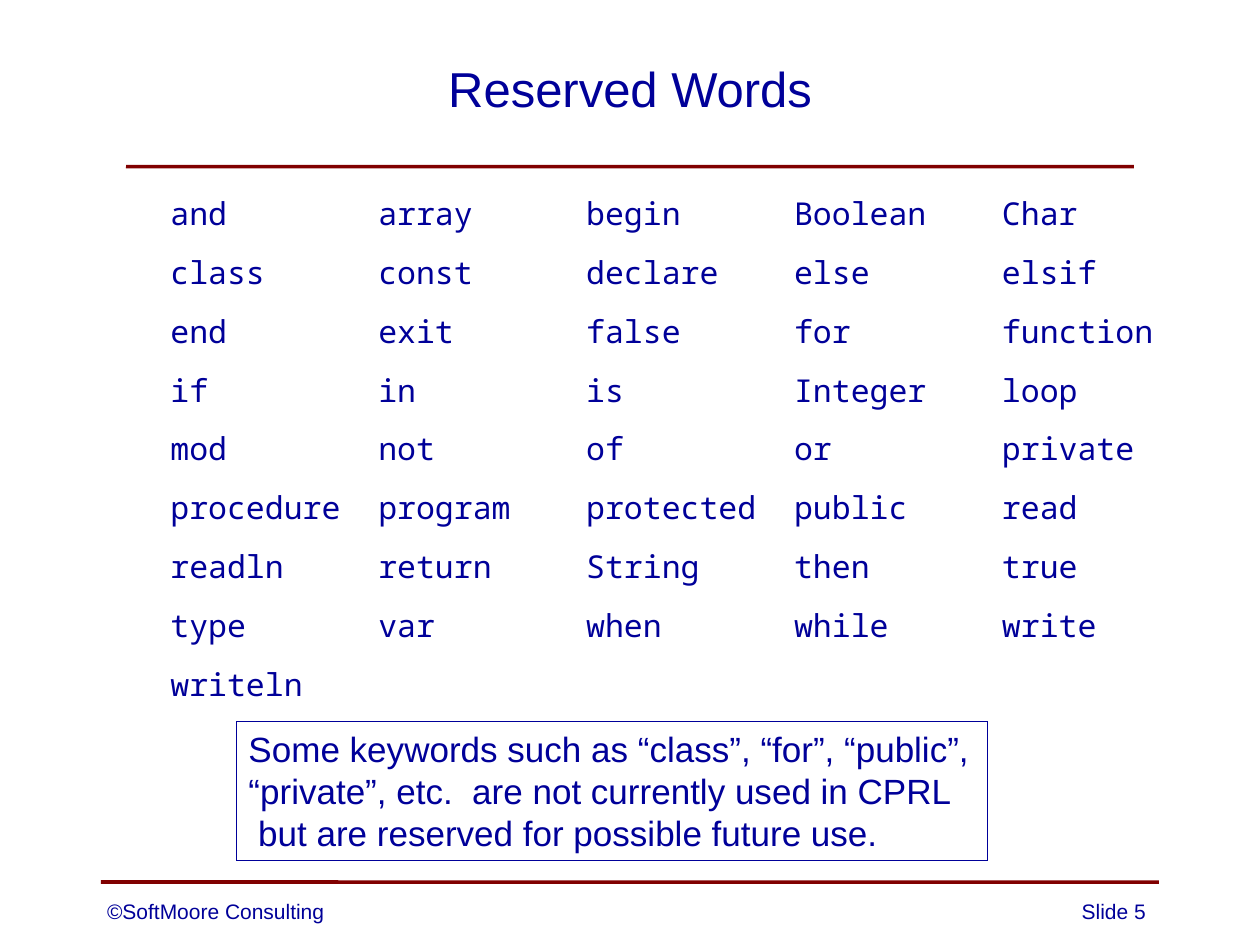
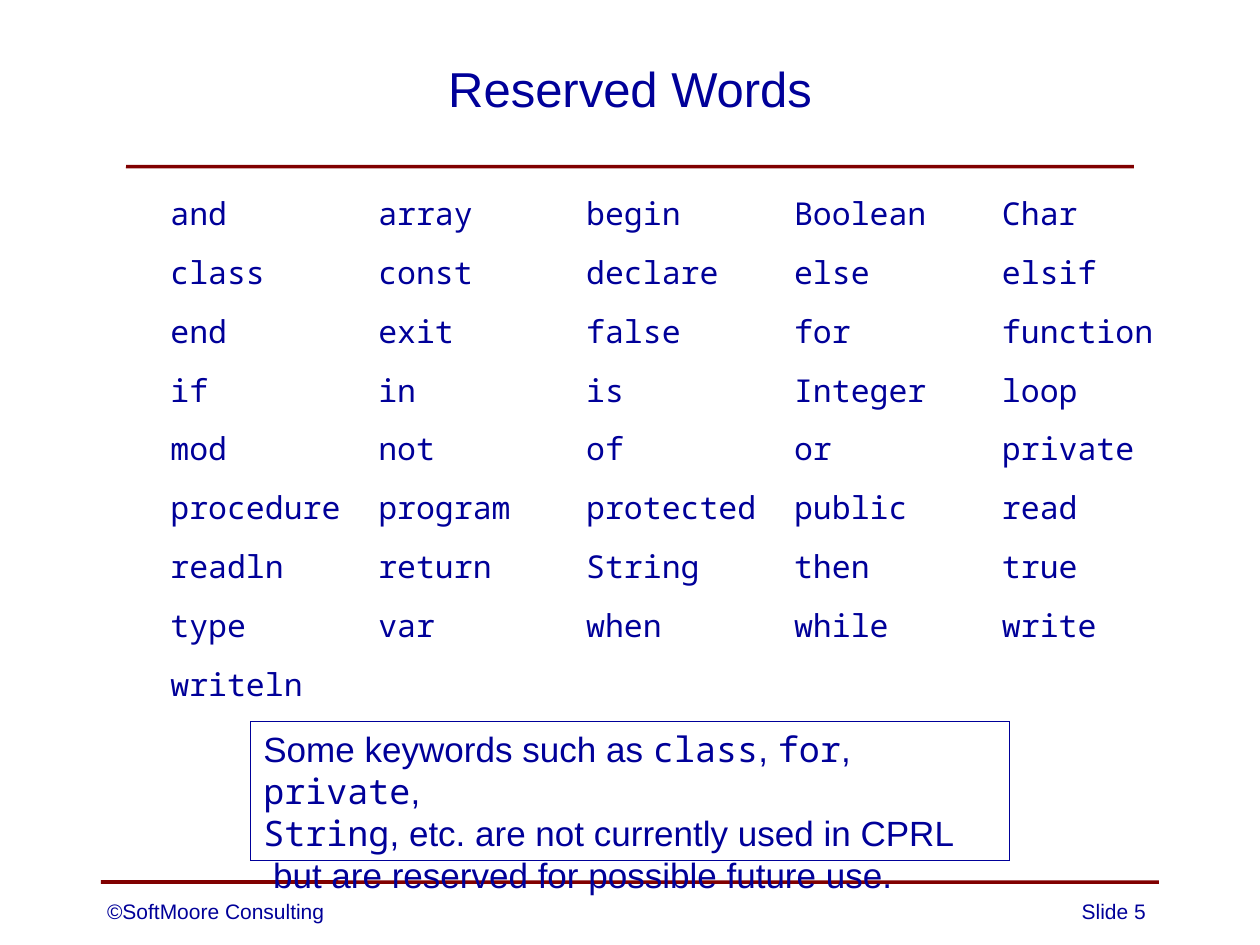
Before and after one commit to SoftMoore/CPRL, a slide deck: slide 5 of PowerPoint Slides/04 - Definition of CPRL.pptx. Drawn at 1260x945 pixels with LibreOffice and Linux fonts; fonts in the diff are those of the drawing. Boxes give left, top, right and bottom in pixels: in the first picture for what was removed or moved away, otherwise in the second. Text is boxed around its words. In the diff, an @@ line names an element or a change of style, - is before the commit and + after.

```diff
--- a/PowerPoint Slides/04 - Definition of CPRL.pptx
+++ b/PowerPoint Slides/04 - Definition of CPRL.pptx
@@ rectangle "Some keywords such as class, ...": place and size @@
-rectangle "Some keywords such as class, ..." at [236, 721, 987, 861]
+rectangle "Some keywords such as class, ..." at [251, 721, 1009, 861]
@@ text in rectangle at [263, 735, 954, 855]: text changed @@
-Some keywords such as “class”, “for”, “public”,
-“private”, etc. are not currently used in CPRL
+Some keywords such as class, for, private,
+String, etc. are not currently used in CPRL
```
Also in this commit, not shown: 1 other slide changed, 7 other files.
